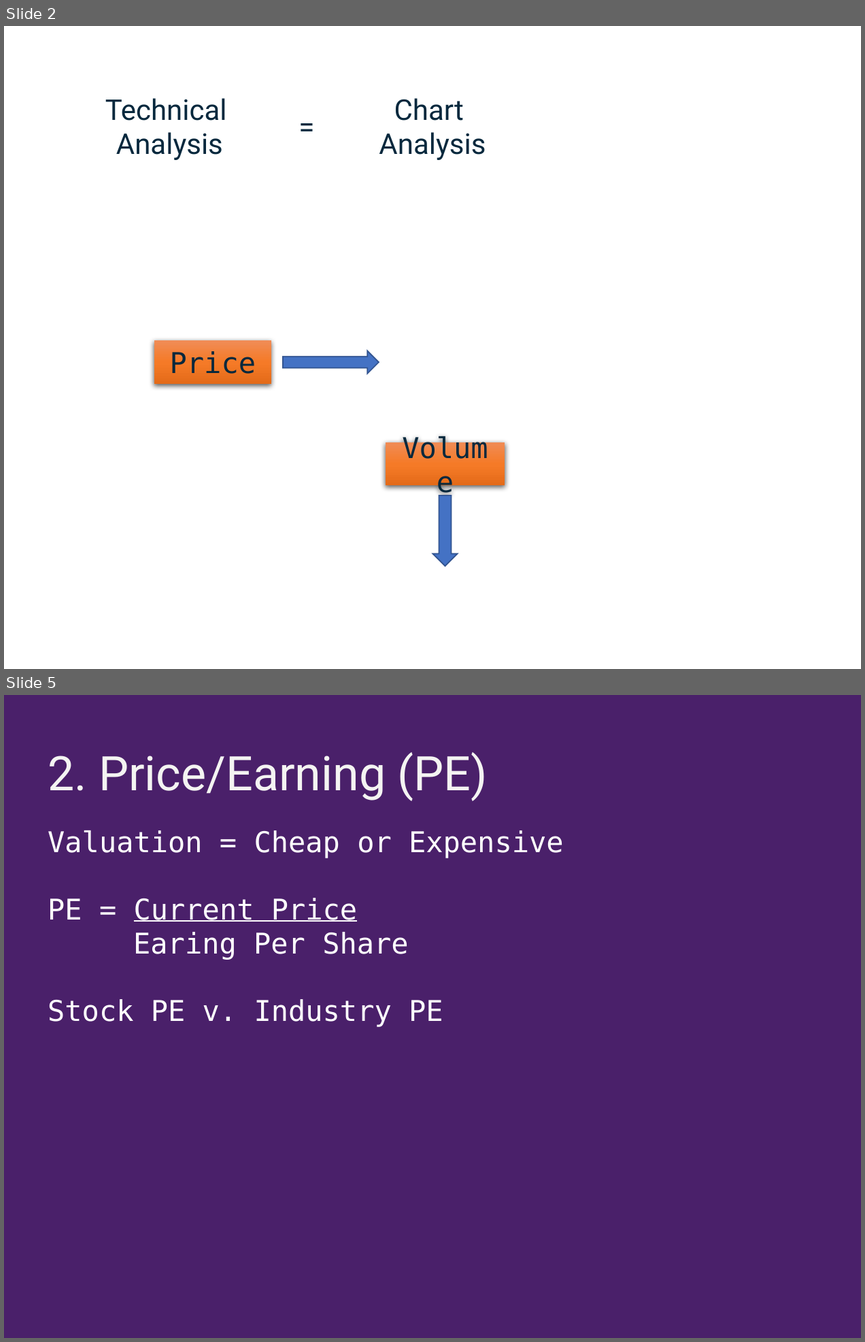
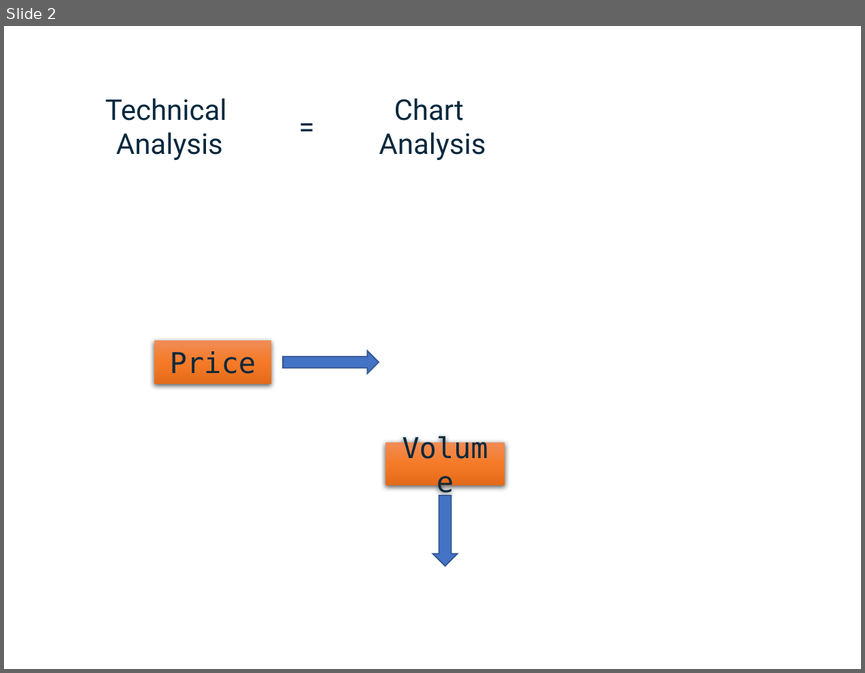
Before and after one commit to shoeb072022/SkeptiBullData, a slide deck: Introductory lecture/Technical Analysis.pptx. Shown one above the other, each under a label of ours: slides 2 and 5 before the commit, slide 2 after it; the slides between them are not shown. The pictures are 865x1342 and 865x673 pixels, drawn with LibreOffice and Linux fonts; fonts in the diff are those of the drawing; background and template pictures are left out. Boxes give left, top, right and bottom in pixels: in the first picture for what was removed or moved away, otherwise in the second. Text is boxed around its words. In the diff, an @@ line names an element or a change of style, - is before the commit and + after.

```diff
--- a/Introductory lecture/Technical Analysis.pptx
+++ b/Introductory lecture/Technical Analysis.pptx
@@ slide 5 removed at bbox=[4, 695, 861, 1338], background #4A206A @@
@@ text removed at bbox=[48, 752, 487, 801] @@
-2. Price/Earning (PE)
@@ text removed at bbox=[48, 830, 564, 858] @@
-Valuation = Cheap or Expensive
@@ text removed at bbox=[48, 898, 408, 960] @@
-PE = Current Price
-Earing Per Share
@@ text removed at bbox=[48, 999, 443, 1027] @@
-Stock PE v. Industry PE
```
Also in this commit, not shown: 2 slides changed, 13 slides added, 2 other slides removed, 1 other file.
